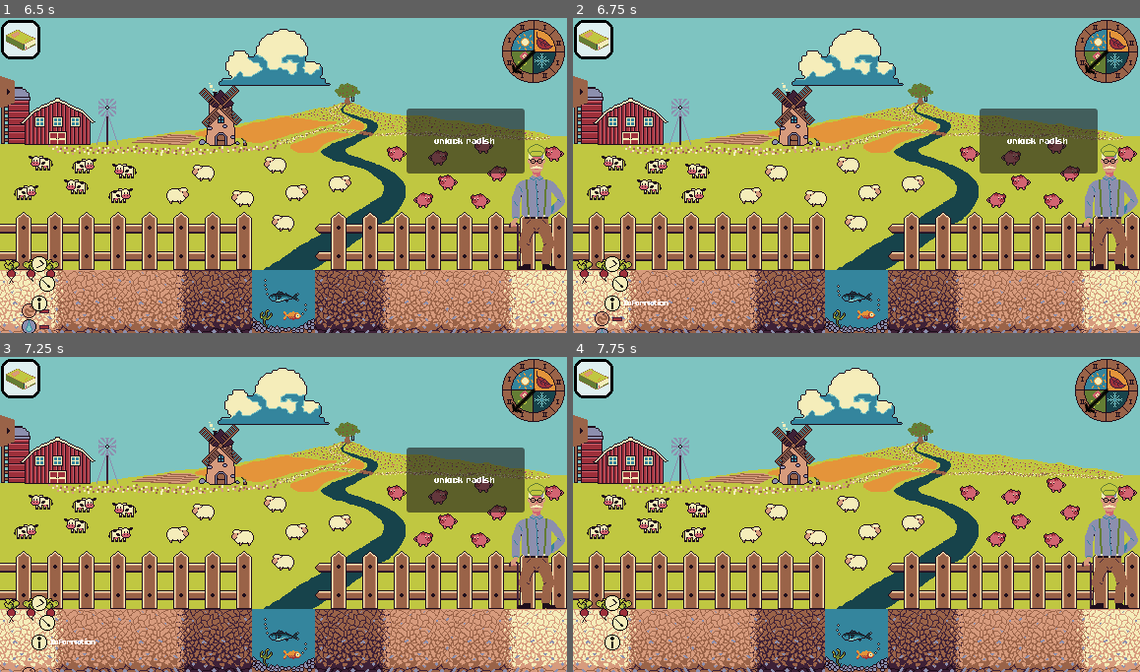
Above: before the commit, frames 1-4 (two rows, left to right).
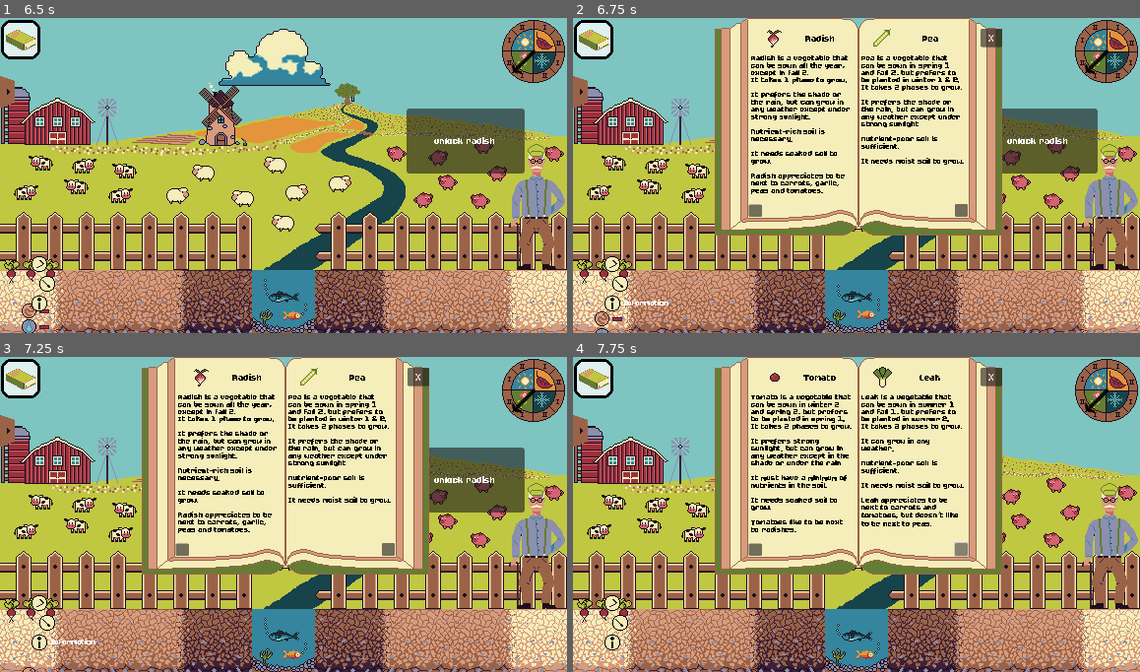
Above: after the commit, the same moments.

Repository: JustAlternate/Regenerative_Game_Jam
Game: Godot game, scene res://Scenes/menu.tscn
Two runs of this game, one before a commit and one after it. Both use one fixed random seed, a clock stepped at 60 frames per second and the inputs below.
Inputs (mouse positions are in pixels of both pictures, inside the frame that each line leads up to):
- Up to frame 1 (6.5 s): click "Play" at 0.5 s; click (17, 90) at 1.25 s; click "radish" at 2 s; click (34, 282) at 2.77 s; click (532, 49) at 3.5 s; click "radish" at 4.25 s; click (79, 90) at 5 s; click (34, 282) at 5.77 s
- Up to frame 2 (6.75 s): click "Information" at 6.5 s
- Up to frame 3 (7.25 s): no input
- Up to frame 4 (7.75 s): click (958, 549) at 7.27 s

Frame 1 is identical in both runs. In frame 2, 33% of the frame differs, in the area x 25-76%, y 0-70%; in frame 3, 33%; in frame 4, 33%.

Commit message:
link info ctx menu

Diff:
--- a/Scripts/contextual_menu.gd
+++ b/Scripts/contextual_menu.gd
@@ -29,7 +29,8 @@
 
 func _on_button_info_pressed():
 	print("info")
-	#humm
+	var a = get_tree().root
+	get_tree().root.get_node("home/Game/Encyclopedia").open_on_name(targeted_plant.plant_type)
 
 func _on_button_harvest_mouse_entered():
 	$button_harvest/Label_Harvest.visible = true
--- a/Scripts/encyclopedia.gd
+++ b/Scripts/encyclopedia.gd
@@ -1,6 +1,22 @@
 extends Node2D
 
 var actual_page_number = 0
+var summary = {
+	"introduction":0,
+	"radish":1,
+	"pea":2,
+	"tomatoes":3,
+	"leak":4,
+	"wheat":5,
+	"pumpkin":6,
+	"zucchini":7,
+	"mint":8,
+	"corn":9,
+	"carrot":10,
+	"garlic":11,
+	"vine":12,
+	"thyme":13,
+}
 @export var Pages_unlocked = 14
 @export var Pages = [
 	#Page 1 - 2
@@ -42,6 +58,9 @@
 # Called every frame. 'delta' is the elapsed time since the previous frame.
 func _process(delta):
 	pass
+
+
+
 
 func _on_button_button_down():
 	print("Openage of zi encyclopedia")
@@ -87,6 +106,12 @@
 
 
 
+func open_on_name(plant:String):
+	actual_page_number = summary[plant]
+	$Book.show()
+	$PageFlipSFX.play_random_sound()
+	maj_book(actual_page_number)
+
 func _on_next_page_button_down():
 	if not(actual_page_number == Pages_unlocked-2):
 		actual_page_number += 2
